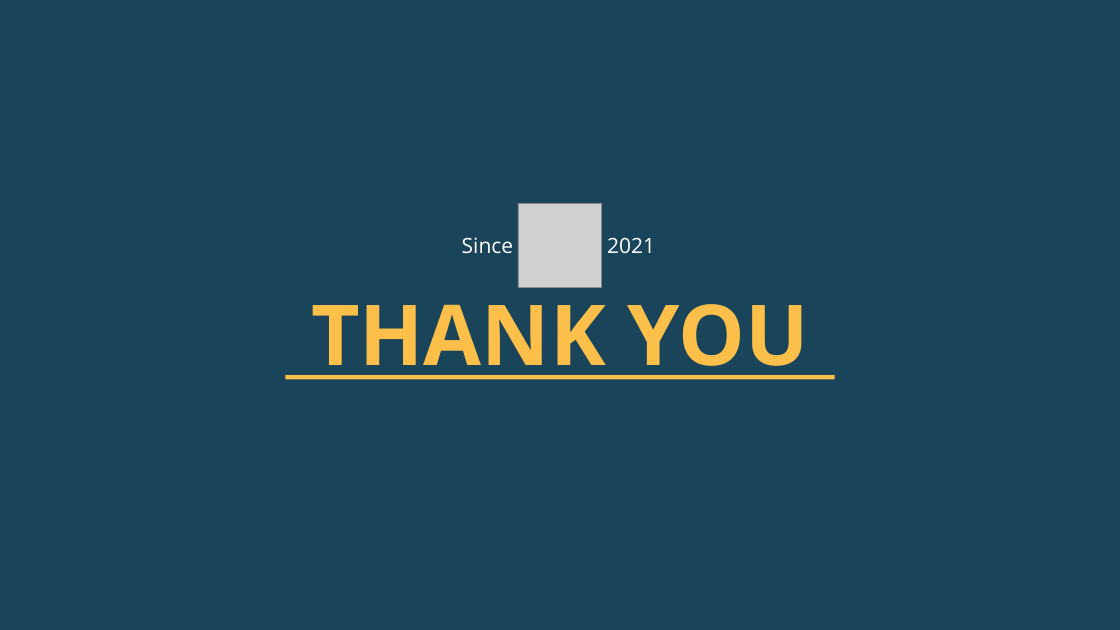
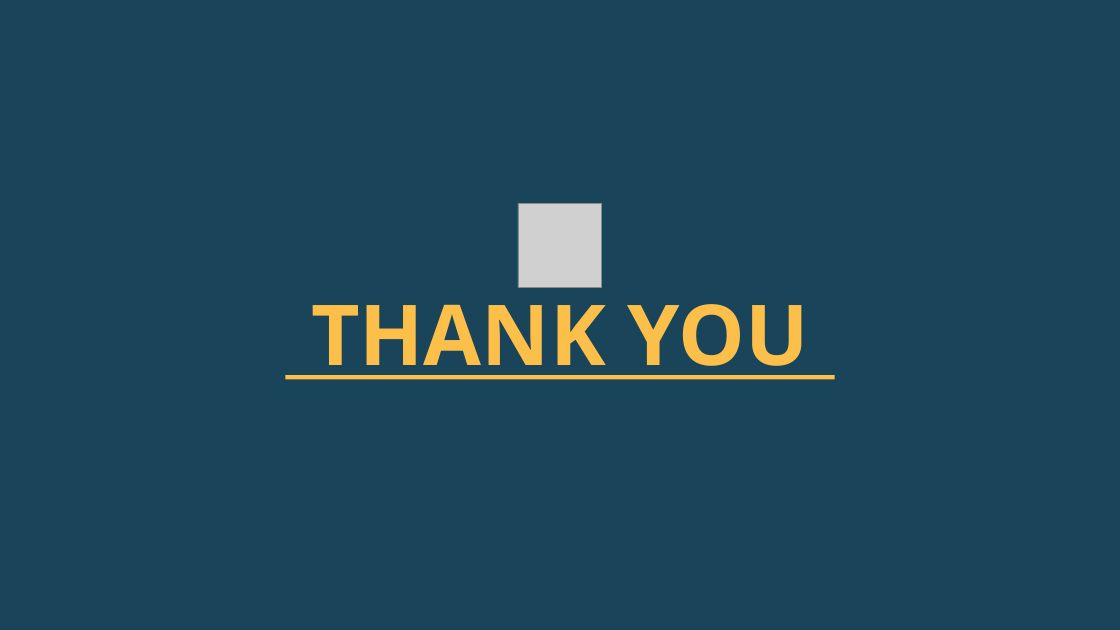
Before and after one commit to rgrant01/COVID-service-industry, a slide deck: slide 10 of Capstone Presentation.pptx. Drawn at 1120x630 pixels with LibreOffice and Linux fonts; fonts in the diff are those of the drawing; grey boxes stand for pictures; background and template pictures are left out. Boxes give left, top, right and bottom in pixels: in the first picture for what was removed or moved away, otherwise in the second. Text is boxed around its words. In the diff, an @@ line names an element or a change of style, - is before the commit and + after.

```diff
--- a/Capstone Presentation.pptx
+++ b/Capstone Presentation.pptx
@@ text removed at bbox=[462, 237, 513, 254] @@
-Since
@@ text removed at bbox=[607, 237, 655, 253] @@
-2021
```
Also in this commit, not shown: 3 other slides changed, 1 slide added, 1 slide removed, 2 other files.
